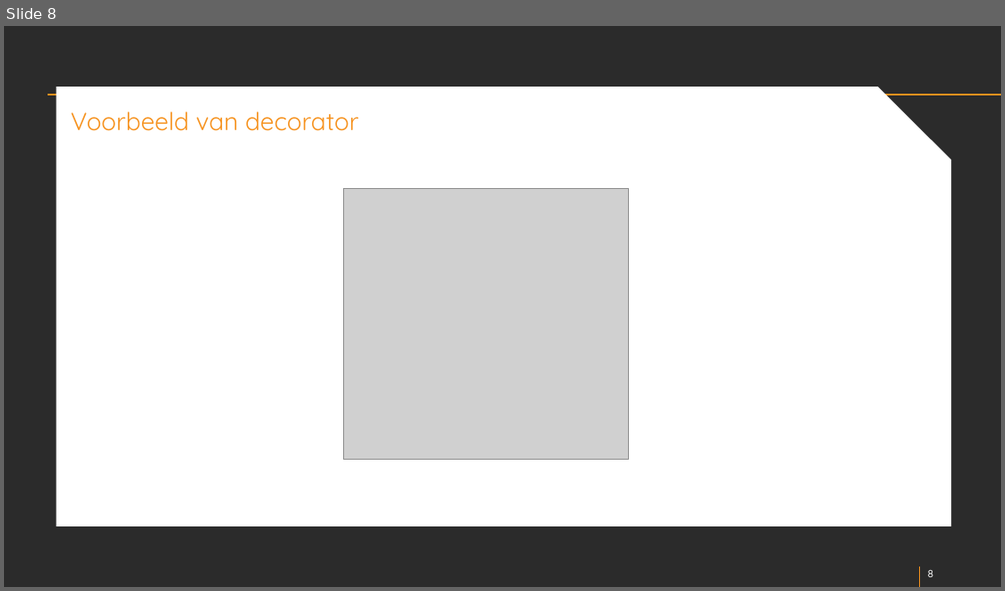
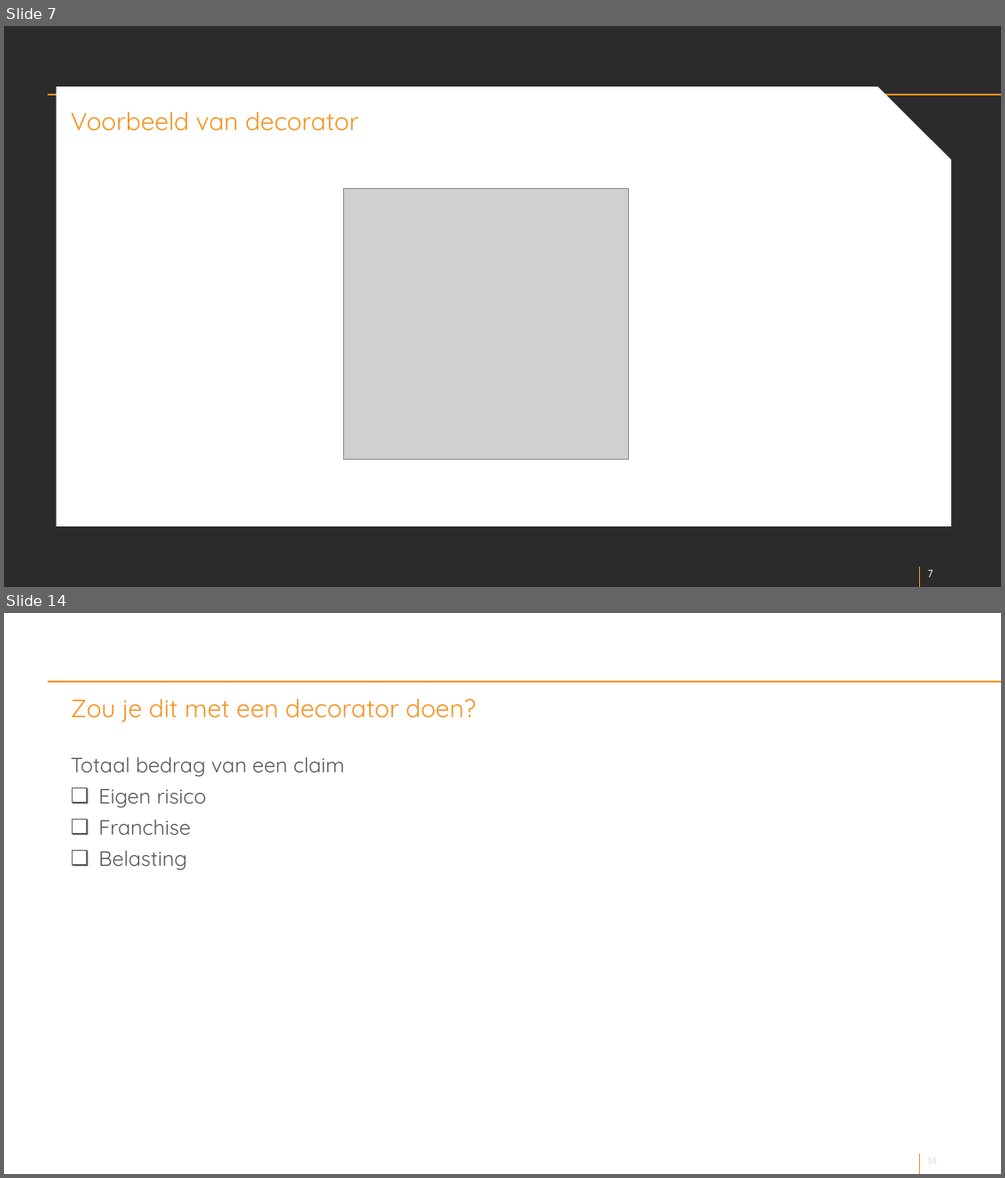
Before and after one commit to markKL1/decorator, a slide deck: presentation/decorator-v1.pptx. Shown one above the other, each under a label of ours: slide 8 before the commit, slides 7 and 14 after it; the slides between them are not shown. The pictures are 1005x591 and 1005x1178 pixels, drawn with LibreOffice and Linux fonts; fonts in the diff are those of the drawing; grey boxes stand for pictures; background and template pictures are left out; a plain dark background stands for a picture behind light text. Boxes give left, top, right and bottom in pixels: in the first picture for what was removed or moved away, otherwise in the second. Text is boxed around its words. In the diff, an @@ line names an element or a change of style, - is before the commit and + after.

```diff
--- a/presentation/decorator-v1.pptx
+++ b/presentation/decorator-v1.pptx
@@ slide 14 added at bbox=[4, 613, 1001, 1174], background picture (left out); not listed: 4 template elements that a slide beside it also shows @@
@@ title added at bbox=[71, 698, 476, 722], 24 pt, text #F6921E @@
+Zou je dit met een decorator doen?
@@ text added at bbox=[71, 757, 345, 870], 20 pt, text #575757 @@
+Totaal bedrag van een claim
+❑ Eigen risico
+❑ Franchise
+❑ Belasting
@@ what was slide 8 is now slide 7 @@
@@ page number at bbox=[923, 567, 961, 580]: text changed @@
-8
+7
@@ page number at bbox=[928, 569, 933, 577]: text changed @@
-8
+7
```
Also in this commit, not shown: 2 slides changed, 11 other slides added, 2 slides removed, 3 other files.
